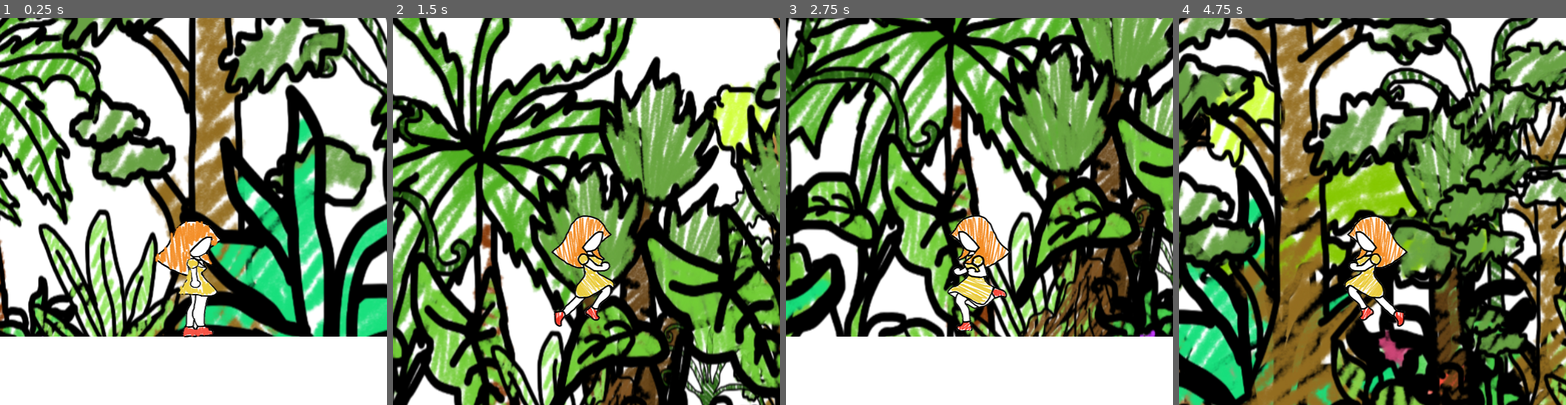
Above: before the commit, frames 1-4 (left to right).
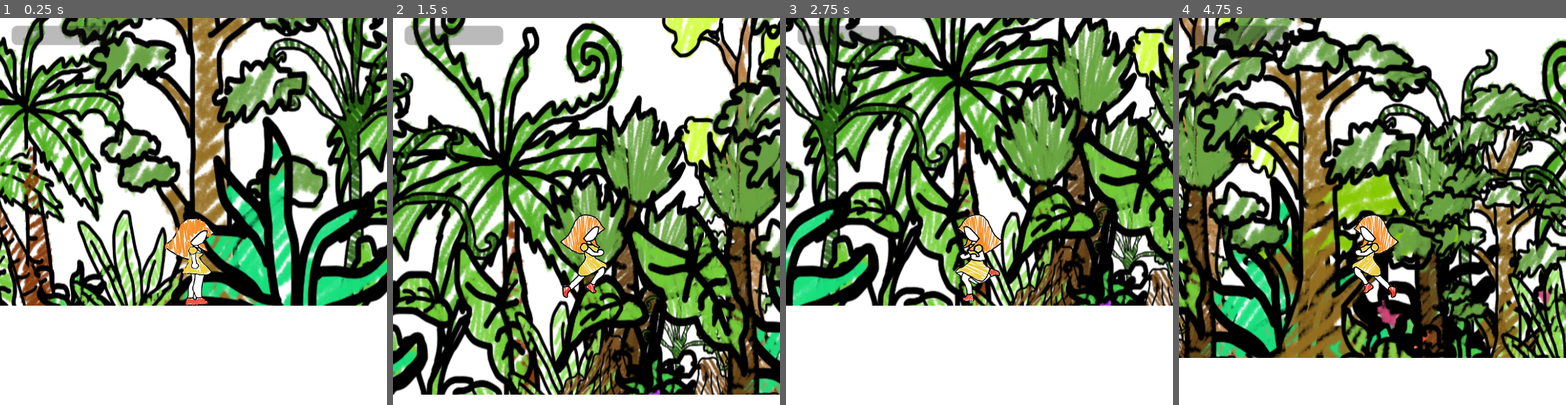
Above: after the commit, the same moments.

Repository: dontloseyourheadsu/DinoGrr
Game: Godot game, scene res://scenes/levels/level.tscn
Two runs of this game, one before a commit and one after it. Both use one fixed random seed, a clock stepped at 60 frames per second and the inputs below. The project has no main scene, so this scene is started directly.
Inputs (mouse positions are in pixels of both pictures, inside the frame that each line leads up to):
- Up to frame 1 (0.25 s): no input
- Up to frame 2 (1.5 s): tap Enter at 0.5 s; move the mouse to (671, 192) at 0.52 s; hold D (move_right) from 0.53 s (still down); click (671, 192) at 0.67 s; tap W (jump) at 0.77 s; move the mouse to (509, 230) at 1.27 s
- Up to frame 3 (2.75 s): tap W (jump) at 1.52 s; move the mouse to (1018, 126) at 2.02 s; release D (move_right) at 2.03 s; hold A (move_left) from 2.03 s (still down)
- Up to frame 4 (4.75 s): move the mouse to (1353, 288) at 2.77 s; release A (move_left) at 2.78 s; hold D (move_right) 2.78-4.28 s; click (1353, 288) at 2.92 s; tap W (jump) at 3.02, 3.77, 4.52 s; move the mouse to (1488, 269) at 3.52 s; move the mouse to (1256, 153) at 4.27 s; hold A (move_left) from 4.28 s (still down)

The runs differ from the first frame. In frame 1, 64% of the frame differs, in the area x 0-100%, y 0-83%; in frame 2, 75%; in frame 3, 65%; in frame 4, 81%, in the area x 0-100%, y 0-100%.

Commit message:
Add placer for dinogirl hearts

Diff:
--- a/GodotProject/dino-grr/scenes/levels/level.tscn
+++ b/GodotProject/dino-grr/scenes/levels/level.tscn
@@ -1,9 +1,10 @@
-[gd_scene load_steps=20 format=3 uid="uid://cd31v5kt6jwyn"]
+[gd_scene load_steps=21 format=3 uid="uid://cd31v5kt6jwyn"]
 
 [ext_resource type="Texture2D" uid="uid://cupffae44ggbb" path="res://maps/backlayer/assets/mountains.png" id="1_377w7"]
 [ext_resource type="Script" uid="uid://vliwl1atifa5" path="res://scenes/levels/dino_girl.gd" id="2_b2cq8"]
 [ext_resource type="Texture2D" uid="uid://ck4hvbwghd7gr" path="res://dinogirl/sprites/dino_girl_spritesheet.png" id="2_bovvr"]
 [ext_resource type="Texture2D" uid="uid://3c17xp7uw18x" path="res://maps/frontlayer/assets/plants_background.png" id="2_xb4v1"]
+[ext_resource type="Texture2D" uid="uid://cowxpyqojgrmf" path="res://dinogirl/utilities/heart/dino-heart.png" id="4_urvlt"]
 
 [sub_resource type="AtlasTexture" id="AtlasTexture_qogh7"]
 atlas = ExtResource("2_bovvr")
@@ -139,6 +140,9 @@
 [node name="DinoGirl" type="CharacterBody2D" parent="."]
 position = Vector2(0, 250)
 script = ExtResource("2_b2cq8")
+heart_texture = ExtResource("4_urvlt")
+heart_scale = 0.35
+heart_spacing = 2.0
 
 [node name="AnimatedSprite2D" type="AnimatedSprite2D" parent="DinoGirl"]
 scale = Vector2(0.5, 0.5)
@@ -152,7 +156,18 @@
 
 [node name="Camera2D" type="Camera2D" parent="DinoGirl"]
 offset = Vector2(0, -50)
-zoom = Vector2(2, 2)
+zoom = Vector2(1.5, 1.5)
+
+[node name="TintBar" type="ProgressBar" parent="DinoGirl"]
+offset_left = -188.0
+offset_top = -242.0
+offset_right = -86.0
+offset_bottom = -222.0
+step = 100.0
+show_percentage = false
+
+[node name="LifeContainer" type="Node2D" parent="DinoGirl"]
+position = Vector2(78, -235)
 
 [node name="StaticBody2D" type="StaticBody2D" parent="."]
 
Not shown, added: GodotProject/dino-grr/dinogirl/utilities/heart/dino-heart.png.import
